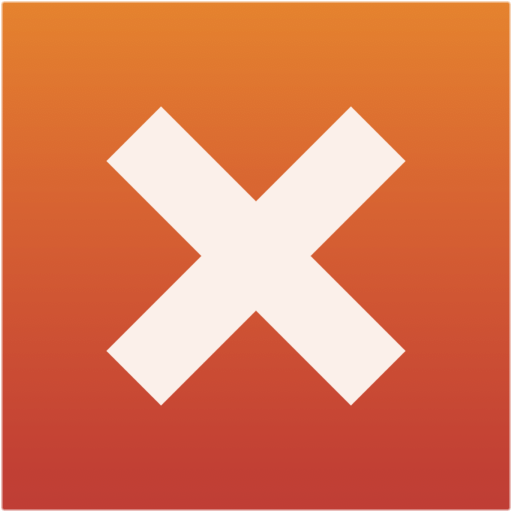
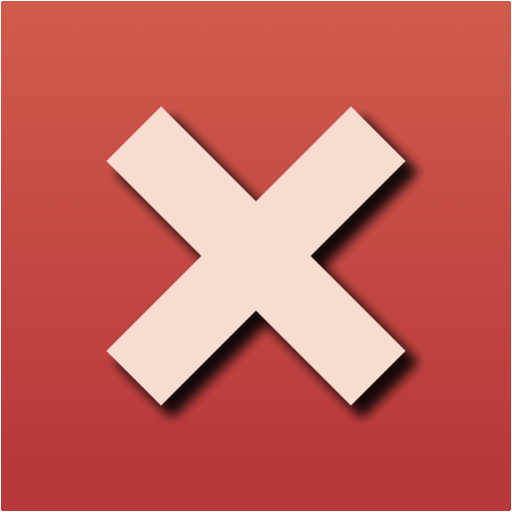
The second w=512, h=512 image is a revision of the first. Changes to its layers:
hid "fg" (1st of 2, in "Group 4"), painted on it over 1, 1, 511, 511
painted on "Paint Layer 5" over 1, 1, 511, 511
hid "fg" (2nd of 2), painted on it over 1, 1, 511, 511
painted on "Paint Layer 6" over 1, 1, 511, 511
painted on "Paint Layer 1" over 1, 1, 511, 511
